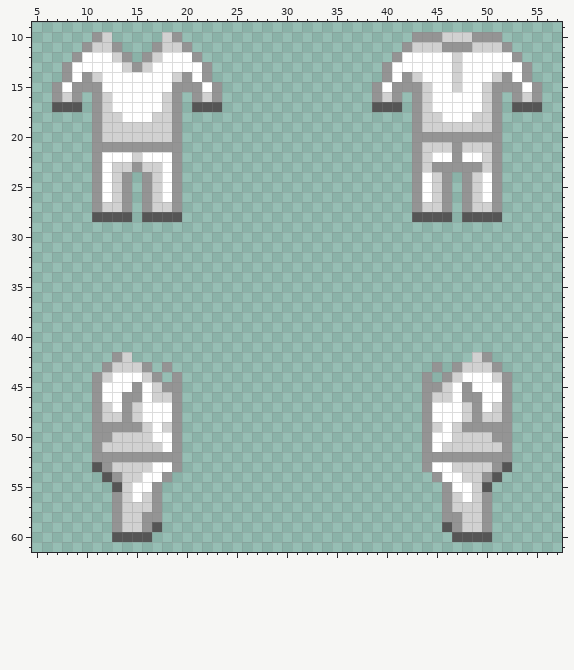
File history of a pixel-art sprite, Resources/Textures/Clothing/Uniforms/Jumpsuit/color.rsi/equipped-INNERCLOTHING.png. Above, as it was before the edit.
The file is 64x64 pixels. Colours within 5 levels of each other are drawn and written as one. Shown: x 5..57, y 9..61.
And afterwards:
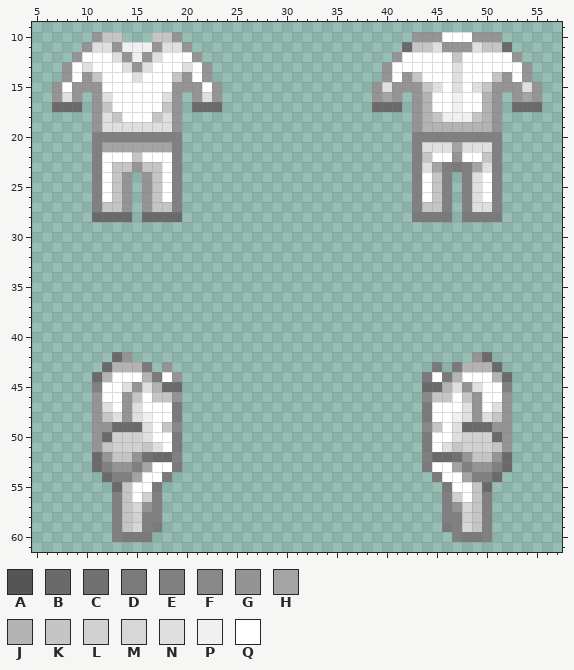
Palette (. is transparent): A #555555  B #6a6a6a  C #727171  D #7a7a7a  E #808080  F #8a8888  G #949494  H #a4a4a4  J #b3b3b3  K #c5c5c5  L #d1d1d1  M #d8d7d7  N #dfdfdf  P #f0f0f0  Q #ffffff
Changes in this commit:
@@ x 5..57 @@
  9 .....................................................
-10 ......GL.....LG.......................GGGLLLGGG......
-11 .....GLLG...GLLG.....................GLLLGGGLLLG.....
-12 ....GQQQLG.GLQQQG...................GQQQQQLQQQQQG....
-13 ...GQQQQQLGLQQQQQG.................GQQQQQQLQQQQQQG...
-14 ...GQGLQQQQQQQLGQG.................GQGLQQQLQQQLGQG...
-15 ..GQGGGQQQQQQQGGGQG...............GQGGGLQQLQQLGGGQG..
-16 ..GLG.GLQQQQQLG.GLG...............GLG.GLQQQQQLG.GLG..
-17 ..AAA.GLQQQQQLG.AAA...............AAA.GLQQQQQLG.AAA..
-18 ......GLLQQQLLG.......................GLLQQQLLG......
-19 ......GLLLLLLLG.......................GLLLLLLLG......
-20 ......GLLLLLLLG.......................GGGGGGGGG......
-21 ......GGGGGGGGG.......................GLLLGLLLG......
-22 ......GQQQLQQQG.......................GLQQGQQLG......
-23 ......GQLLGLLQG.......................GLGGGGGLG......
-24 ......GQLG.GLQG.......................GQLG.GLQG......
-25 ......GQLG.GLQG.......................GQLG.GLQG......
-26 ......GQLG.GLQG.......................GQLG.GLQG......
-27 ......GLLG.GLLG.......................GLLG.GLLG......
-28 ......AAAA.AAAA.......................AAAA.AAAA......
+10 ......GKK...KKG.......................GGGQQQGGG......
+11 .....GNNGPPPGNNG.....................BKKNGGGNKKB.....
+12 ....GQQQNGPGNQQQG...................GQQQQQKQQQQQG....
+13 ...GQNQQQNGNQQQNQG.................GQQQQQQNQQQQQQG...
+14 ...GQGKQQQNQQQKGQG.................GQGKQQQNQQQKGQG...
+15 ..GQGGGQQQQQQQGGGQG...............GNGGGKNQNQNKGGGNG..
+16 ..GNG.GNQQQQQNG.GNG...............GHG.GJQQPQQJG.GHG..
+17 ..BBB.GKQQQQQKG.BBB...............BBB.GJQQPQQJG.BBB..
+18 ......GNKQQQKNG.......................GJKPPPKJG......
+19 ......GNNNNNNNG.......................GJJJJJJJG......
+20 ......EEEEEEEEE.......................EEEEEEEEE......
+21 ......EHHHHHHHE.......................ENNNHNNNE......
+22 ......EQQQKQQQE.......................EKQQGQQKE......
+23 ......EQKKGKKQE.......................ENHEDEHNE......
+24 ......EQKG.GKQE.......................EQKE.ENQE......
+25 ......EQKG.GKQE.......................EQKE.ENQE......
+26 ......EQKG.GKQE.......................EQKE.ENQE......
+27 ......EKKG.GKKE.......................EKKE.ENNE......
+28 ......BBBB.BBBB.......................DDDD.DDDD......
 29 .....................................................
@@ x 5..57 @@
 41 .....................................................
-42 ........GL..................................LG.......
-43 .......GLLLG.G..........................G.GLLLG......
-44 ......GLQQQLG.G........................G.GLQQQLG.....
-45 ......GQQQGQLGG........................GGLQGQQQG.....
-46 ......GQQGGQLLG........................GLLQGGQQG.....
-47 ......GLQGLQQQG........................GQQQLGQLG.....
-48 ......GLLGLQQQG........................GQQQLGLLG.....
-49 ......GGGGGLQLG........................GLQLGGGGG.....
-50 ......GGLLLLQQG........................GQQLLLLGG.....
-51 ......GLLLLLLQG........................GQLLLLLLG.....
-52 ......GGGGGGGGG........................GGGGGGGGG.....
-53 ......AGLLLLQQG........................GQQLLLLGA.....
-54 .......AGLLQQG..........................GQQLLGA......
-55 ........ALQQG............................GQQLA.......
-56 ........GLQLG............................GLQLG.......
-57 ........GLLLG............................GLLLG.......
-58 ........GLLGG............................GGLLG.......
-59 ........GLLGA............................AGLLG.......
-60 ........AAAA..............................AAAA.......
+42 ........BG..................................GB.......
+43 .......BJJJD.G..........................D.DJJJB......
+44 ......BJQQQJDQG........................DQDJQQQJB.....
+45 ......EQQNGNJBB........................BBJNGNQQE.....
+46 ......GQQGKQKKG........................FKKQKGQQG.....
+47 ......GNQGNQQQD........................DQQQNGQNG.....
+48 ......GKNGNPQQD........................DQQPNGNKG.....
+49 ......GGBBBNQKF........................FKQNBBBGG.....
+50 ......GBLLLNQQD........................DQQNLLLBG.....
+51 ......GKLLLKNQD........................DQNKLLLKG.....
+52 ......BGKKGCBBE........................EBBCGKKGB.....
+53 ......BEGGEHQQD........................DQQHEGGEB.....
+54 .......BEEHQQD..........................DQQHEEB......
+55 ........BKQQD............................DQQKB.......
+56 ........EKQLE............................ELQKE.......
+57 ........EKMGE............................EGMKE.......
+58 ........EKLEE............................EELKE.......
+59 ........EKMED............................DEMKE.......
+60 ........EDDD..............................EDDE.......
 61 .....................................................
